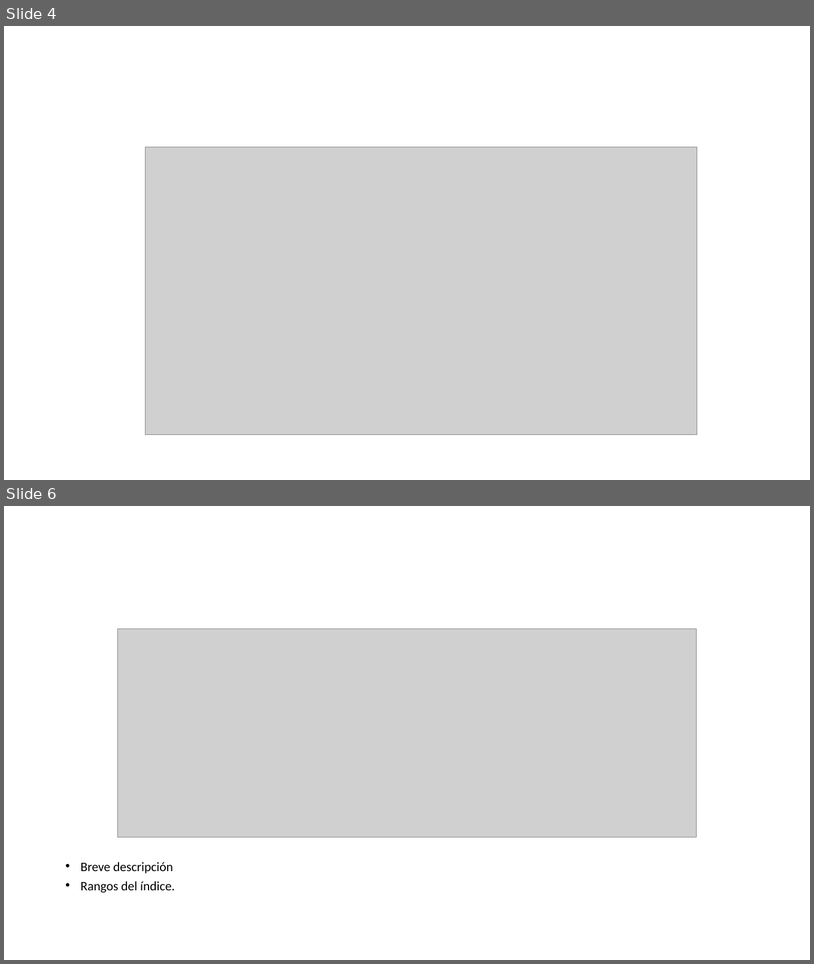
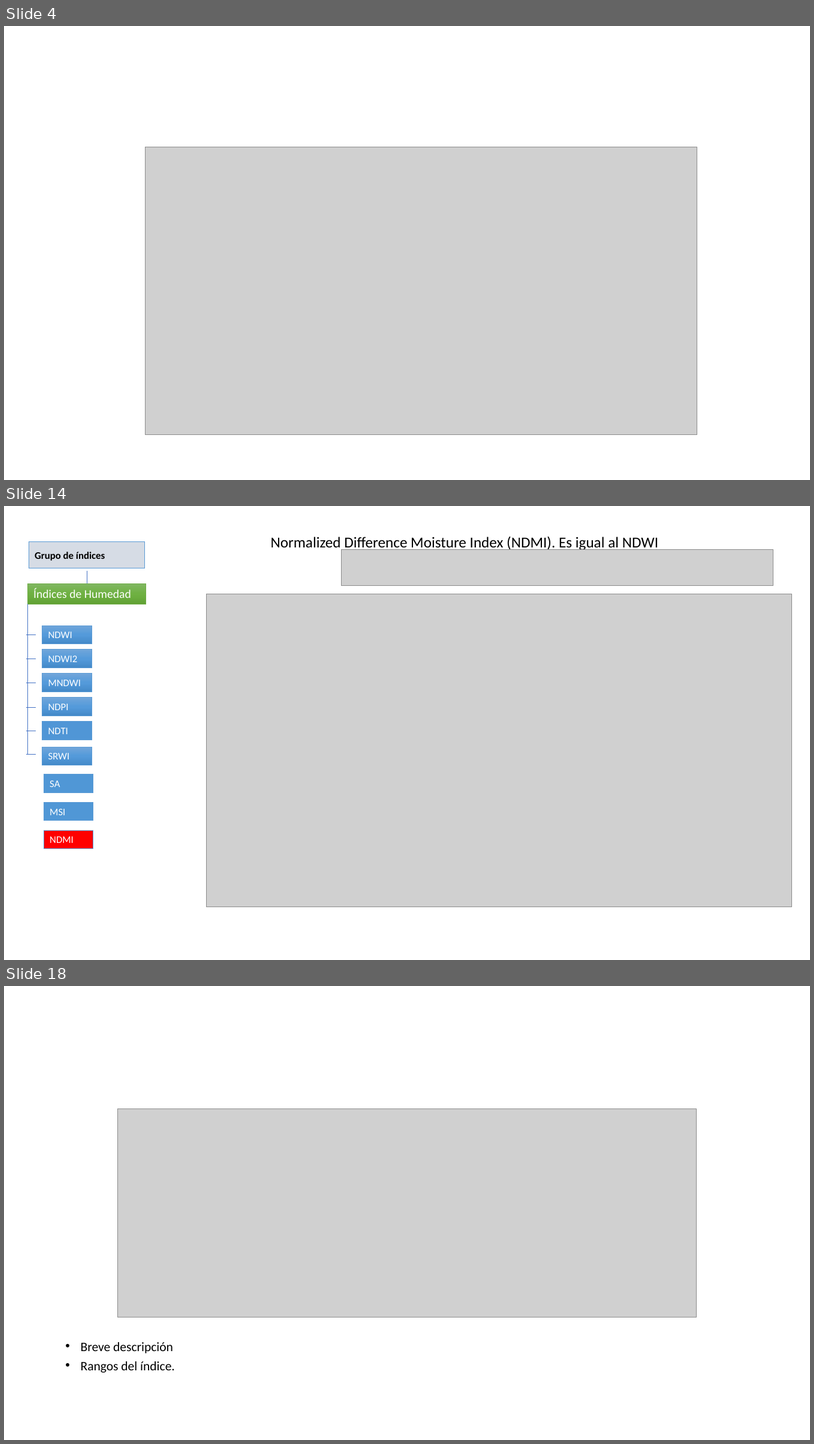
Before and after one commit to Sud-Austral/DATA-AGRO, a slide deck: Diseño/Chile/Indices_App_19_10.pptx. Shown one above the other, each under a label of ours: slides 4 and 6 before the commit, slides 4, 14 and 18 after it; the slides between them are not shown. The pictures are 814x964 and 814x1444 pixels, drawn with LibreOffice and Linux fonts; fonts in the diff are those of the drawing; grey boxes stand for pictures. Boxes give left, top, right and bottom in pixels: in the first picture for what was removed or moved away, otherwise in the second. Text is boxed around its words. In the diff, an @@ line names an element or a change of style, - is before the commit and + after.

```diff
--- a/Diseño/Chile/Indices_App_19_10.pptx
+++ b/Diseño/Chile/Indices_App_19_10.pptx
@@ slide 14 added at <box>4,506,810,960</box>, background #FFFFFF @@
@@ rectangle added at <box>29,541,145,568</box>, fill #D6DCE5, outline #5B9BD5 0.5 pt, 12 pt, text #000000, bold @@
+Grupo de índices
@@ text added at <box>271,536,659,551</box>, 18 pt, text #000000 @@
+Normalized Difference Moisture Index (NDMI). Es igual al NDWI
@@ picture added at <box>342,550,773,585</box> @@
@@ line added from (87, 571) to (87, 583), #4472C4 0.5 pt @@
@@ rectangle added at <box>27,583,146,604</box>, fill gradient #81B861 to #6FB242 to #62A336, outline #70AD47 0.5 pt, 14 pt, text #FFFFFF @@
+Índices de Humedad
@@ picture added at <box>207,594,793,906</box> @@
@@ line added from (27, 604) to (27, 754), #4472C4 0.5 pt @@
@@ rectangle added at <box>42,625,92,643</box>, fill gradient #71A6DB to #559BDB to #448ACA, outline #5B9BD5 0.5 pt, 12 pt, text #FFFFFF @@
+NDWI
@@ line added from (35, 635) to (26, 635), #4472C4 0.5 pt @@
@@ rectangle added at <box>42,649,92,667</box>, fill gradient #71A6DB to #559BDB to #448ACA, outline #5B9BD5 0.5 pt, 12 pt, text #FFFFFF @@
+NDWI2
@@ line added from (35, 658) to (26, 658), #4472C4 0.5 pt @@
@@ line added from (35, 682) to (26, 682), #4472C4 0.5 pt @@
@@ rectangle added at <box>42,673,92,692</box>, fill gradient #71A6DB to #559BDB to #448ACA, outline #5B9BD5 0.5 pt, 12 pt, text #FFFFFF @@
+MNDWI
@@ rectangle added at <box>42,697,92,715</box>, fill gradient #71A6DB to #559BDB to #448ACA, outline #5B9BD5 0.5 pt, 12 pt, text #FFFFFF @@
+NDPI
@@ line added from (35, 708) to (26, 708), #4472C4 0.5 pt @@
@@ rectangle added at <box>42,721,92,739</box>, fill #5096D6, outline #5B9BD5 0.5 pt, 12 pt, text #FFFFFF @@
+NDTI
@@ line added from (35, 730) to (26, 730), #4472C4 0.5 pt @@
@@ line added from (35, 754) to (26, 754), #4472C4 0.5 pt @@
@@ rectangle added at <box>42,747,92,765</box>, fill gradient #71A6DB to #559BDB to #448ACA, outline #5B9BD5 0.5 pt, 12 pt, text #FFFFFF @@
+SRWI
@@ rectangle added at <box>44,774,93,792</box>, fill #5097D6, outline #5B9BD5 0.5 pt, 12 pt, text #FFFFFF @@
+SA
@@ rectangle added at <box>44,802,93,820</box>, fill #5097D6, outline #5B9BD5 0.5 pt, 12 pt, text #FFFFFF @@
+MSI
@@ rectangle added at <box>44,830,93,849</box>, fill #FF0000, outline #5B9BD5 0.5 pt, 12 pt, text #FFFFFF @@
+NDMI
@@ what was slide 6 is now slide 18 @@
```
Also in this commit, not shown: 1 slide changed, 16 other slides added, 30 other files.
